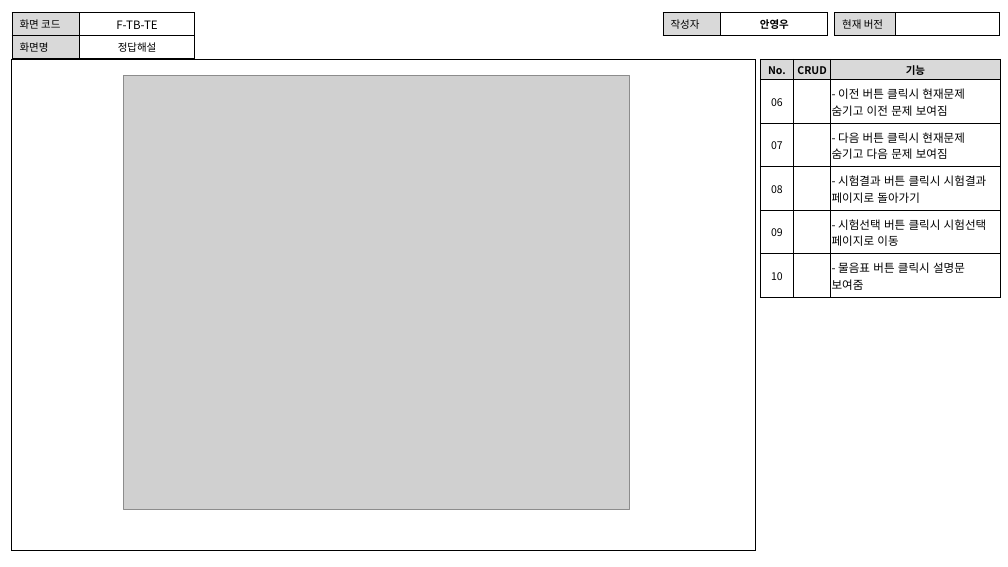
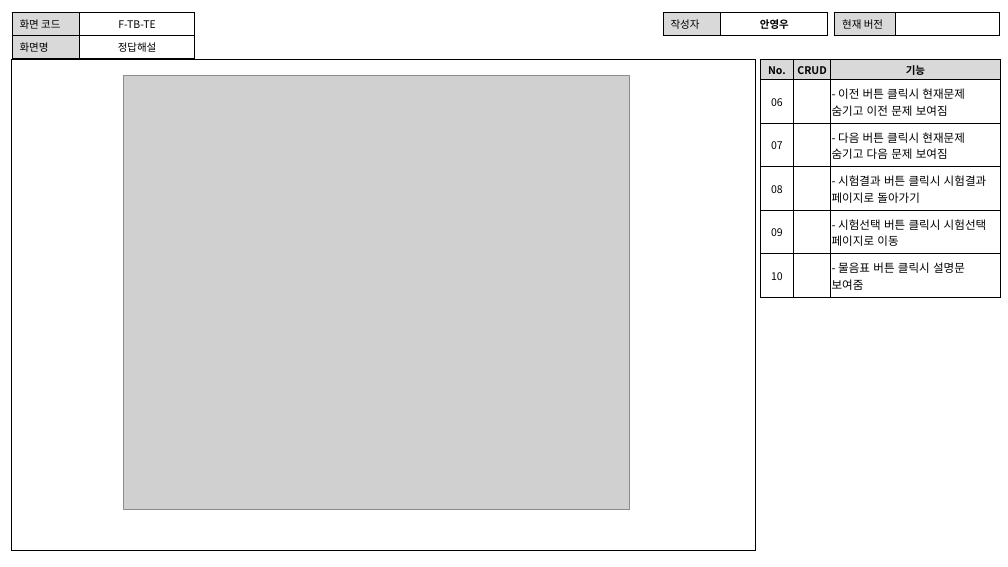
Before and after one commit to index506/cosmo6th_3thGroup, a slide deck: slide 6 of Text/02.화면설계도/3th_Project_화면 설계도(영우).pptx. Drawn at 1008x567 pixels with LibreOffice and Linux fonts; fonts in the diff are those of the drawing; grey boxes stand for pictures. Boxes give left, top, right and bottom in pixels: in the first picture for what was removed or moved away, otherwise in the second. Text is boxed around its words. In the diff, an @@ line names an element or a change of style, - is before the commit and + after.

```diff
--- a/Text/02.화면설계도/3th_Project_화면 설계도(영우).pptx
+++ b/Text/02.화면설계도/3th_Project_화면 설계도(영우).pptx
@@ table at (x1=12, y1=13, x2=194, y2=56) @@
@@ size 11 to 10 pt in "F-TB-TE" @@
```
Also in this commit, not shown: 8 other slides changed, 2 other files.
